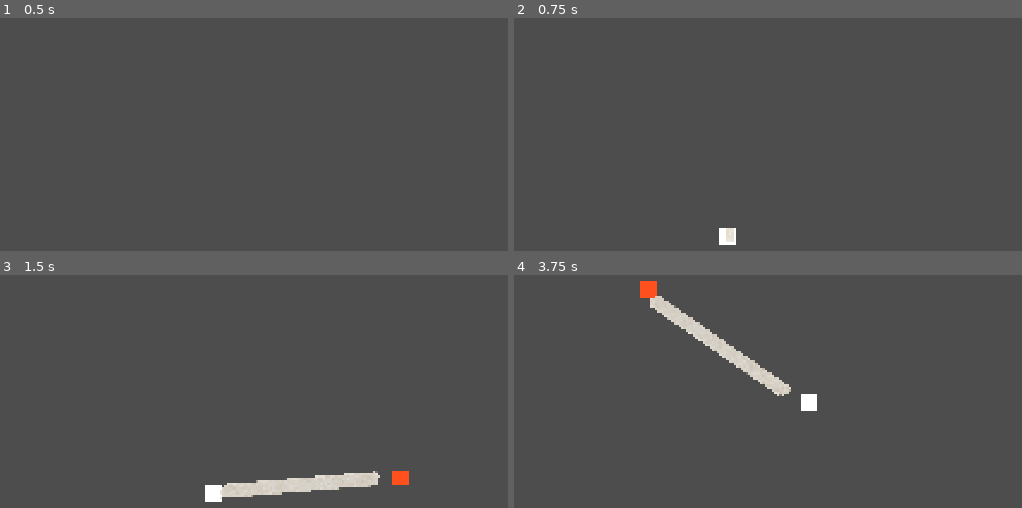
Above: before the commit, frames 1-4 (two rows, left to right).
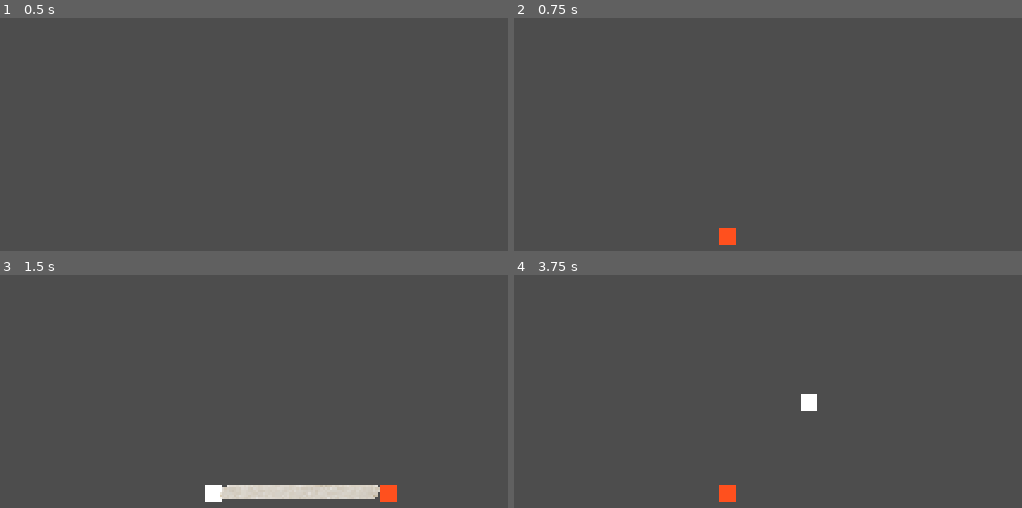
Above: after the commit, the same moments.

Repository: peterho2022/GGJ26TeamG
Game: Godot game, scene res://PutTapeOnTest/Test.tscn
Two runs of this game, one before a commit and one after it. Both use one fixed random seed, a clock stepped at 60 frames per second and the inputs below. This scene is started directly instead of the project's main scene. The engine's default icon, where the game draws it, is replaced by a stand-in: a white triangle on a blue panel in a dark square.
Inputs (mouse positions are in pixels of both pictures, inside the frame that each line leads up to):
- Up to frame 1 (0.5 s): no input
- Up to frame 2 (0.75 s): tap Enter (commit_color) at 0.5 s; move the mouse to (722, 227) at 0.52 s; hold Enter (commit_color) from 0.53 s (still down); click (722, 227) at 0.67 s
- Up to frame 3 (1.5 s): tap Space (ui_select) at 0.77, 1.25 s; release Enter (commit_color) at 1.25 s; drag from (487, 461) to (208, 484) at 1.27 s
- Up to frame 4 (3.75 s): tap Enter (commit_color) at 2, 3.5 s; move the mouse to (519, 326) at 2.02 s; tap 1 at 2.1 s; click (519, 326) at 2.17 s; tap Space (ui_select) at 2.75 s; drag from (798, 393) to (519, 326) at 2.77 s; move the mouse to (641, 281) at 3.52 s; tap 3 at 3.6 s; click (641, 281) at 3.67 s

Frame 1 is identical in both runs. In frame 2, 0.2% of the frame differs, in the area x 40-44%, y 90-98%; in frame 3, 2.4%; in frame 4, 2.4%, in the area x 24-55%, y 2-98%.
Error after the commit: Invalid call to function 'set_direction' in base 'Node2D (show_hand_tap.gd)'. Expected 0 argument(s). (res://PutTapeOnTest/test_controller.gd:39)

Commit message:
更新膠帶方向顯示，需解結束手點的問題

Diff:
--- a/MuryanTest/canvas.gd
+++ b/MuryanTest/canvas.gd
@@ -2,6 +2,8 @@
 
 signal start_tape(mouse_global_position: Vector2)
 signal change_tape_length(length: float)
+signal end_tape
+
 @export var paper_color: Color = Color(0.95, 0.94, 0.90, 1.0) # 紙色
 @export var tape_color: Color = Color(1.0, 0.92, 0.55, 1.0)   # 膠帶色
 @export var paper_bg_path: NodePath
@@ -122,6 +124,7 @@
 			_begin_length_timing()
 		elif _state == PlaceState.LENGTH_TIMING:
 			_finalize_current_tape()
+			end_tape.emit()
 
 	# 取消（可選）：右鍵或 ESC 取消這次預覽
 	if (event is InputEventMouseButton and event.button_index == MOUSE_BUTTON_RIGHT and event.pressed) \
--- a/MuryanTest/decoration.gd
+++ b/MuryanTest/decoration.gd
@@ -3,25 +3,21 @@
 # 引用場景中的 TapeManager
 @export var tape_manager: Node2D
 @export var canvas: Node2D
+var tape_is_finished: bool = false
 
 func _ready() -> void:
 	canvas.start_tape.connect(func(pos:Vector2):
 		tape_manager.place_start_point(pos)
+		tape_is_finished = false
 		)
 	canvas.change_tape_length.connect(func(length):
 		tape_manager.current_tape.size.x = length
 		)
-#func _input(event):
-	## 偵測滑鼠左鍵點擊
-	#if event is InputEventMouseButton and event.pressed and event.button_index == MOUSE_BUTTON_LEFT:
-		#var mouse_pos = tape_manager.get_global_mouse_position()
-				#
+	canvas.end_tape.connect(func():
+		tape_is_finished = true
+		tape_manager.remove_hand_end()
+		)
 
-#func _process(_delta):
-	#var mouse_pos = tape_manager.get_global_mouse_position()
-	#tape_manager.set_length(canvas.current_end_local)
-	# 持續更新視覺預覽
-	#if current_state == TestState.CHOOSING_DIR:
-		#tape_manager.set_direction(mouse_pos)
-	#elif current_state == TestState.CHOOSING_LEN:
-		#tape_manager.set_length(canvas.end_local)
+func _process(delta: float) -> void:
+	if not tape_is_finished:
+		tape_manager.set_direction()
--- a/PutTapeOnTest/ShowHandTap.tscn
+++ b/PutTapeOnTest/ShowHandTap.tscn
@@ -1,15 +1,16 @@
 [gd_scene format=3 uid="uid://cp5dicwhyq2it"]
 
 [ext_resource type="Script" uid="uid://bpohikfwlmy3s" path="res://PutTapeOnTest/show_hand_tap.gd" id="1_i07oa"]
+[ext_resource type="Texture2D" uid="uid://dq5blwln0330g" path="res://icon.svg" id="2_dc4ui"]
+[ext_resource type="PackedScene" uid="uid://b8j7ycmpg5842" path="res://PutTapeOnTest/hand_end.tscn" id="3_on620"]
 
 [node name="ShowHandTap" type="Node2D" unique_id=2059386105]
 script = ExtResource("1_i07oa")
+tape_texture = ExtResource("2_dc4ui")
 
 [node name="HandStart" type="ColorRect" parent="." unique_id=1176308292]
 offset_right = 40.0
 offset_bottom = 40.0
 
-[node name="HandEnd" type="ColorRect" parent="." unique_id=460872881]
-offset_right = 40.0
-offset_bottom = 40.0
-color = Color(1, 0.3137255, 0.11764706, 1)
+[node name="HandEnd" parent="." unique_id=1967817569 instance=ExtResource("3_on620")]
+unique_name_in_owner = true
--- /dev/null
+++ b/PutTapeOnTest/hand_end.tscn
@@ -0,0 +1,6 @@
+[gd_scene format=3 uid="uid://b8j7ycmpg5842"]
+
+[node name="HandEnd" type="ColorRect" unique_id=1967817569]
+offset_right = 40.0
+offset_bottom = 40.0
+color = Color(1, 0.3137255, 0.11764706, 1)
--- a/PutTapeOnTest/show_hand_tap.gd
+++ b/PutTapeOnTest/show_hand_tap.gd
@@ -1,15 +1,19 @@
 extends Node2D
+
+const HAND_END = preload("uid://b8j7ycmpg5842")
 
 @export var tape_texture: Texture2D  # 在編輯器中拖入你的膠帶貼圖
 @onready var hand_start = $HandStart
-@onready var hand_end = $HandEnd
+@onready var hand_end: ColorRect = %HandEnd
 
 var current_tape: NinePatchRect = null
+var hand_anchor: Control = null
 
 func _ready():
-	# 初始狀態手是隱藏的，直到玩家開始動作
 	hand_start.visible = false
-	hand_end.visible = false
+	remove_child(hand_end)
+	#HAND_END.visible = false
+	#current_tape.add_child(HAND_END)
 
 # 1. 選擇初始點：建立實例並固定位置
 func place_start_point(pos: Vector2):
@@ -29,23 +33,25 @@
 	# 放置位置
 	current_tape.position = pos
 	add_child(current_tape)
+	hand_anchor = Control.new()
+	current_tape.add_child(hand_anchor)
+	hand_anchor.set_anchors_preset(Control.PRESET_CENTER_RIGHT)
+	hand_anchor.add_child(hand_end)
 
 	hand_start.global_position = pos
 	hand_start.visible = true
 
-# 2. 選擇方向：根據滑鼠位置旋轉膠帶
-func set_direction(target_pos: Vector2):
+func set_direction():
+	var target_pos = get_global_mouse_position()
 	if current_tape:
 		# 計算起點到目前滑鼠的角度
 		var angle = current_tape.position.angle_to_point(target_pos)
 		current_tape.rotation = angle
 
-		# 預覽：為了讓玩家知道方向，可以先給一點點長度
-		current_tape.size.x = 50
 
 # 3. 選擇長度：固定方向，僅拉伸長度
 func set_length(target_pos: Vector2):
-	hand_end.visible = true
+	#hand_end.visible = true
 	if current_tape:
 		# 使用點積 (Dot Product) 計算滑鼠在膠帶前進方向上的投影長度
 		# 這樣就算滑鼠偏移了，膠帶長度也會鎖定在那個角度上
@@ -55,11 +61,14 @@
 
 		var end_pos = current_tape.position + (direction_vec * current_tape.size.x)
 		# 5. 更新手的位置 (如果要讓手心對準末端，記得減去手自己的 pivot_offset)
-		hand_end.global_position = end_pos
+		#hand_end.global_position = end_pos
 
 		# 長度不能為負數
 		current_tape.size.x = max(0, length)
 
 func tape_end():
 	hand_start.visible = false
-	hand_end.visible = false
+	#hand_end.visible = false
+
+func remove_hand_end():
+	current_tape.remove_child(hand_end)
